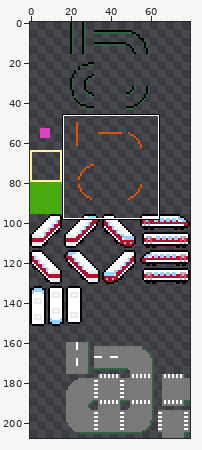
Two states of a pixel-art file, resource/tiles.aseprite. The first picture is a wide view before the edit; the outline marks the close-up.
Close-up. As it was:
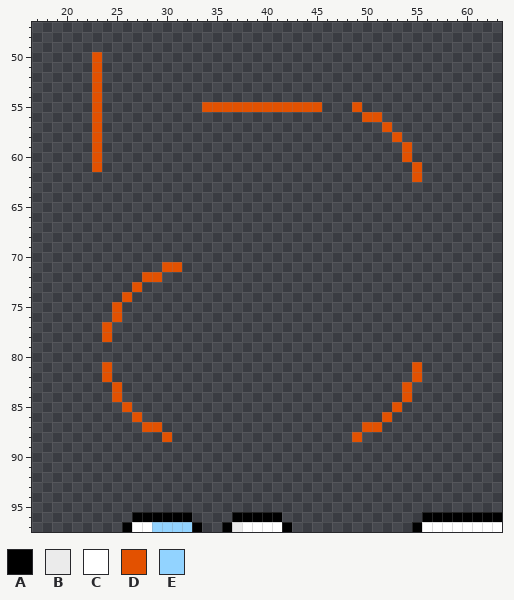
80x208 pixels, 1 frame. Shown: x 17..63, y 47..97.
Visible layers, top first: "trains", "misc", "switches", "roads", "grass".
Palette (. is transparent): A #000000  B #ebebeb  C #ffffff  D #e35100  E #92d3ff
Pixels before, first column x 23:
50 D........................................
51 D........................................
52 D........................................
53 D........................................
54 D........................................
55 D..........DDDDDDDDDDDD...D..............
56 D..........................DD............
57 D............................D...........
58 D.............................D..........
59 D..............................D.........
60 D..............................D.........
61 D...............................D........
62 ................................D........
63 .........................................
64 .........................................
65 .........................................
66 .........................................
67 .........................................
68 .........................................
69 .........................................
70 .........................................
71 .......DD................................
72 .....DD..................................
73 ....D....................................
74 ...D.....................................
75 ..D......................................
76 ..D......................................
77 .D.......................................
78 .D.......................................
79 .........................................
80 .........................................
81 .D..............................D........
82 .D..............................D........
83 ..D............................D.........
84 ..D............................D.........
85 ...D..........................D..........
86 ....D........................D...........
87 .....DD....................DD............
88 .......D..................D..............
89 .........................................
90 .........................................
91 .........................................
92 .........................................
93 .........................................
94 .........................................
95 .........................................
96 ....AAAAAA....AAAAA..............AAAAAAAA
97 ...ACCEEEEA..ABCCCCA............ACCCCCCCC
The result:
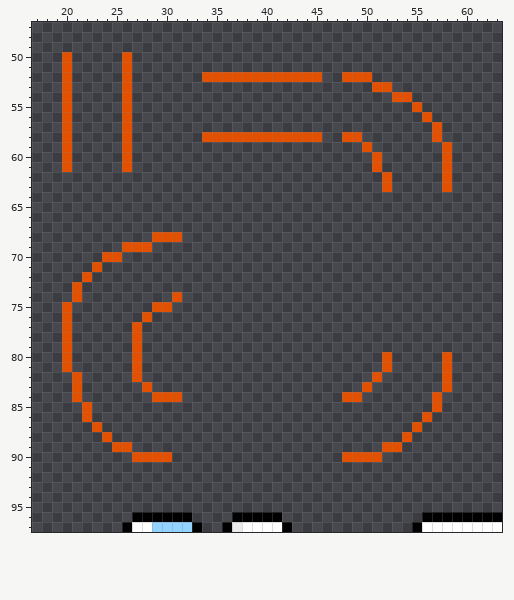
Author's note on the commit: make switch connection sprites clearer
Change:
Changed rows in their new state; - is an unchanged pixel.
Layer "switches":
first column x 20:
50 D--.--D--------------------------------
51 D--.--D--------------------------------
52 D--.--D-------DDDDDDDDDDDD--DDD--------
53 D--.--D------------------------DD------
54 D--.--D--------------------------DD----
55 D--.--D-------............---.-----D---
56 D--.--D-----------------------..----D--
57 D--.--D-------------------------.----D-
58 D--.--D-------DDDDDDDDDDDD--DD---.---D-
59 D--.--D-----------------------D---.---D
60 D--.--D------------------------D--.---D
61 D--.--D------------------------D---.--D
62 --------------------------------D--.--D
63 --------------------------------D-----D
first column x 20:
68 ---------DDD---------------------------
69 ------DDD------------------------------
70 ----DD---------------------------------
71 ---D------..---------------------------
72 --D-----..-----------------------------
73 -D-----.-------------------------------
74 -D----.----D---------------------------
75 D----.---DD----------------------------
76 D----.--D------------------------------
77 D---.--D-------------------------------
78 D---.--D-------------------------------
79 D------D-------------------------------
80 D------D------------------------D-----D
81 D---.--D------------------------D--.--D
82 -D--.--D-----------------------D---.--D
83 -D---.--D---------------------D---.---D
84 -D---.---DDD----------------DD----.--D-
85 --D---.--------------------------.---D-
86 --D----.------------------------.---D--
87 ---D----..--------------------..---D---
88 ----D-----.------------------.----D----
89 -----DD-------------------------DD-----
90 -------DDDD-----------------DDDD-------
